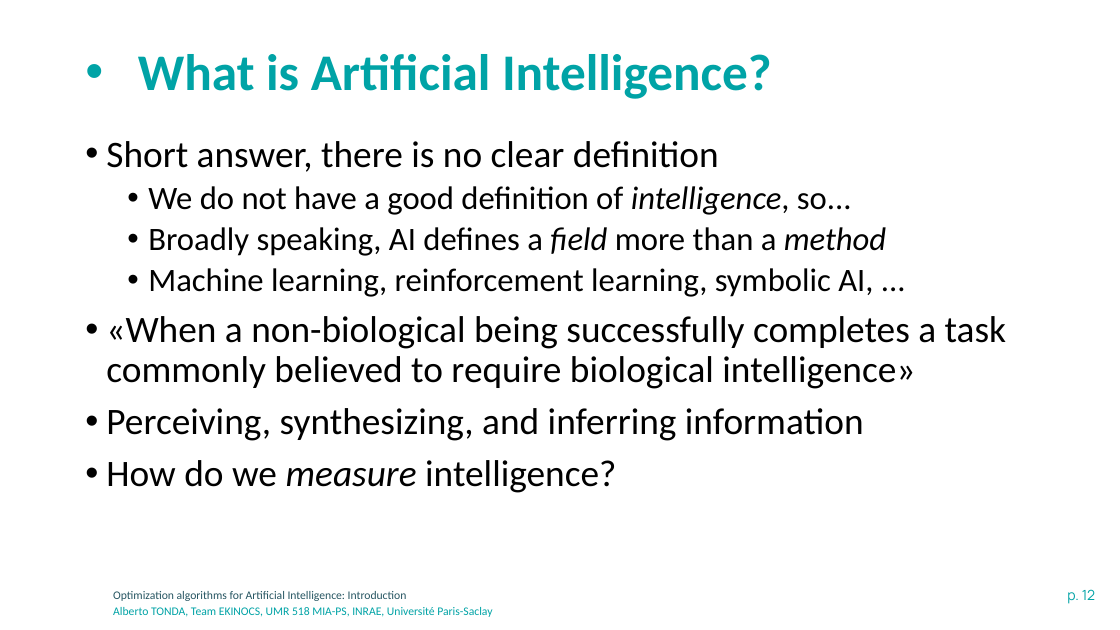
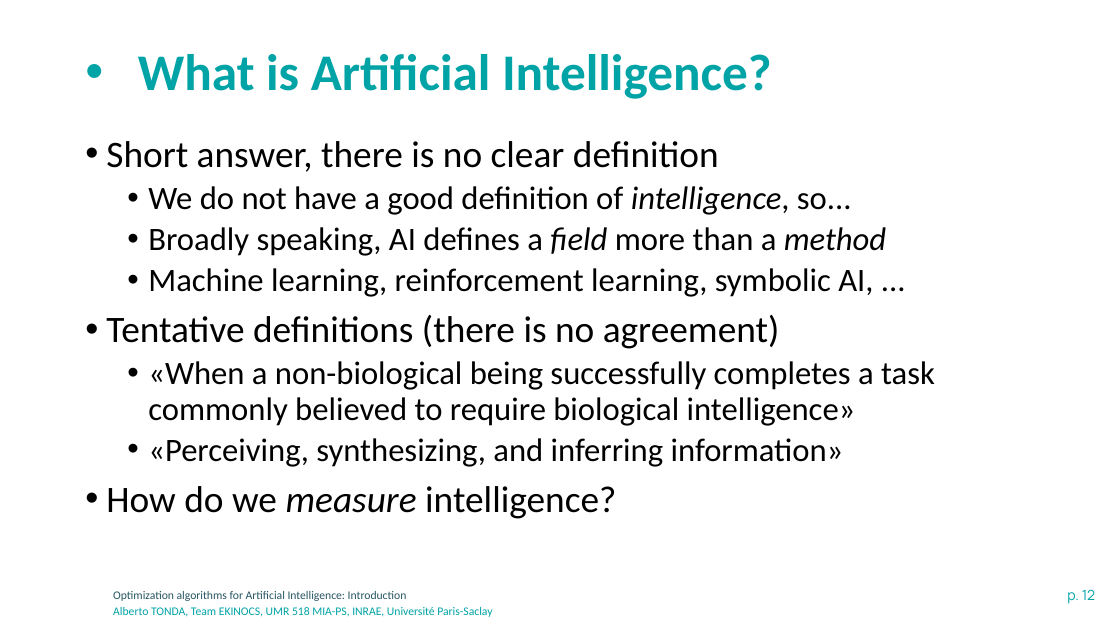
Before and after one commit to albertotonda/teaching, a slide deck: slide 12 of optimization-methods-for-artificial-intelligence/introduction.pptx. Drawn at 1120x630 pixels with LibreOffice and Linux fonts; fonts in the diff are those of the drawing; background and template pictures are left out. Boxes give left, top, right and bottom in pixels: in the first picture for what was removed or moved away, otherwise in the second. Text is boxed around its words. In the diff, an @@ line names an element or a change of style, - is before the commit and + after.

```diff
--- a/optimization-methods-for-artificial-intelligence/introduction.pptx
+++ b/optimization-methods-for-artificial-intelligence/introduction.pptx
@@ text at bbox=[106, 315, 780, 349]: paragraph added @@
+• Tentative definitions (there is no agreement)
@@ text at bbox=[148, 361, 935, 426]: size 32 to 28 pt in "«When a non-biological being successfully completes a ..."; list level 1 to 2 in "«When a non-biological being successfully ..." @@
@@ text at bbox=[148, 438, 844, 467]: text changed; size 32 to 28 pt @@
-• Perceiving, synthesizing, and inferring information
+  • «Perceiving, synthesizing, and inferring information»
```
Also in this commit, not shown: 8 other slides changed, 2 slides added, 4 other files.
